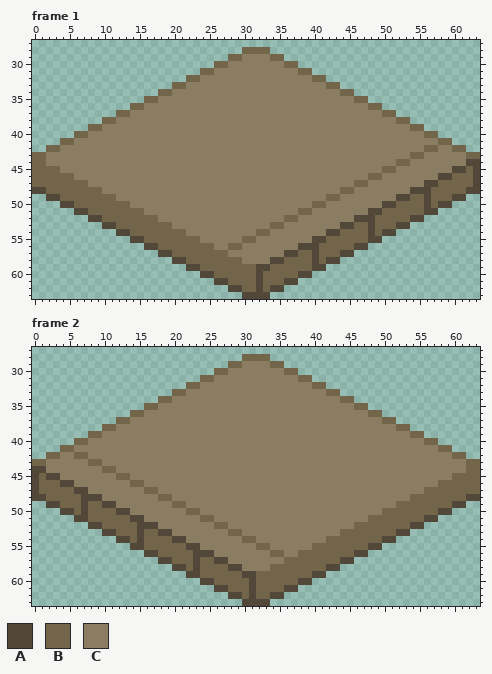
Edited in one commit: pixel-art file (Aseprite/sidewalk.aseprite). The first picture shows the starting point.
64x64 pixels, 5 frames. Shown: frame 1: x 0..63, y 27..63; frame 2: x 0..63, y 27..63. The commit also changed other frames, which this record leaves out.
Palette (. is transparent): A #524839  B #73654a  C #8b7d62
Pixels before, frame 1, first column x 0:
28 ..............................BBBB..............................
29 ............................BBCCCCBB............................
30 ..........................BBCCCCCCCCBB..........................
31 ........................BBCCCCCCCCCCCCBB........................
32 ......................BBCCCCCCCCCCCCCCCCBB......................
33 ....................BBCCCCCCCCCCCCCCCCCCCCBB....................
34 ..................BBCCCCCCCCCCCCCCCCCCCCCCCCBB..................
35 ................BBCCCCCCCCCCCCCCCCCCCCCCCCCCCCBB................
36 ..............BBCCCCCCCCCCCCCCCCCCCCCCCCCCCCCCCCBB..............
37 ............BBCCCCCCCCCCCCCCCCCCCCCCCCCCCCCCCCCCCCBB............
38 ..........BBCCCCCCCCCCCCCCCCCCCCCCCCCCCCCCCCCCCCCCCCBB..........
39 ........BBCCCCCCCCCCCCCCCCCCCCCCCCCCCCCCCCCCCCCCCCCCCCBB........
40 ......BBCCCCCCCCCCCCCCCCCCCCCCCCCCCCCCCCCCCCCCCCCCCCCCCCBB......
41 ....BBCCCCCCCCCCCCCCCCCCCCCCCCCCCCCCCCCCCCCCCCCCCCCCCCCCCCBB....
42 ..BBCCCCCCCCCCCCCCCCCCCCCCCCCCCCCCCCCCCCCCCCCCCCCCCCCCCCBBCCBB..
43 BBCCCCCCCCCCCCCCCCCCCCCCCCCCCCCCCCCCCCCCCCCCCCCCCCCCCCBBCCCCCCBB
44 BBCCCCCCCCCCCCCCCCCCCCCCCCCCCCCCCCCCCCCCCCCCCCCCCCCCBBCCCCCCCCAA
45 BBBBCCCCCCCCCCCCCCCCCCCCCCCCCCCCCCCCCCCCCCCCCCCCCCBBCCCCCCCCAABA
46 BBBBBBCCCCCCCCCCCCCCCCCCCCCCCCCCCCCCCCCCCCCCCCCCBBCCCCCCCCAABBBA
47 BBBBBBBBCCCCCCCCCCCCCCCCCCCCCCCCCCCCCCCCCCCCCCBBCCCCCCCCAABBBBBA
48 AABBBBBBBBCCCCCCCCCCCCCCCCCCCCCCCCCCCCCCCCCCBBCCCCCCCCAAABBBBBAA
49 ..AABBBBBBBBCCCCCCCCCCCCCCCCCCCCCCCCCCCCCCBBCCCCCCCCAABBABBBAA..
50 ....AABBBBBBBBCCCCCCCCCCCCCCCCCCCCCCCCCCBBCCCCCCCCAABBBBABAA....
51 ......AABBBBBBBBCCCCCCCCCCCCCCCCCCCCCCBBCCCCCCCCAABBBBBBAA......
52 ........AABBBBBBBBCCCCCCCCCCCCCCCCCCBBCCCCCCCCAAABBBBBAA........
53 ..........AABBBBBBBBCCCCCCCCCCCCCCBBCCCCCCCCAABBABBBAA..........
54 ............AABBBBBBBBCCCCCCCCCCBBCCCCCCCCAABBBBABAA............
55 ..............AABBBBBBBBCCCCCCBBCCCCCCCCAABBBBBBAA..............
56 ................AABBBBBBBBCCBBCCCCCCCCAAABBBBBAA................
57 ..................AABBBBBBBBCCCCCCCCAABBABBBAA..................
58 ....................AABBBBBBBBCCCCAABBBBABAA....................
59 ......................AABBBBBBBBAABBBBBBAA......................
60 ........................AABBBBBBABBBBBAA........................
61 ..........................AABBBBABBBAA..........................
62 ............................AABBABAA............................
63 ..............................AAAA..............................
Pixels before, frame 2, first column x 0:
28 ..............................BBBB..............................
29 ............................BBCCCCBB............................
30 ..........................BBCCCCCCCCBB..........................
31 ........................BBCCCCCCCCCCCCBB........................
32 ......................BBCCCCCCCCCCCCCCCCBB......................
33 ....................BBCCCCCCCCCCCCCCCCCCCCBB....................
34 ..................BBCCCCCCCCCCCCCCCCCCCCCCCCBB..................
35 ................BBCCCCCCCCCCCCCCCCCCCCCCCCCCCCBB................
36 ..............BBCCCCCCCCCCCCCCCCCCCCCCCCCCCCCCCCBB..............
37 ............BBCCCCCCCCCCCCCCCCCCCCCCCCCCCCCCCCCCCCBB............
38 ..........BBCCCCCCCCCCCCCCCCCCCCCCCCCCCCCCCCCCCCCCCCBB..........
39 ........BBCCCCCCCCCCCCCCCCCCCCCCCCCCCCCCCCCCCCCCCCCCCCBB........
40 ......BBCCCCCCCCCCCCCCCCCCCCCCCCCCCCCCCCCCCCCCCCCCCCCCCCBB......
41 ....BBCCCCCCCCCCCCCCCCCCCCCCCCCCCCCCCCCCCCCCCCCCCCCCCCCCCCBB....
42 ..BBCCBBCCCCCCCCCCCCCCCCCCCCCCCCCCCCCCCCCCCCCCCCCCCCCCCCCCCCBB..
43 BBCCCCCCBBCCCCCCCCCCCCCCCCCCCCCCCCCCCCCCCCCCCCCCCCCCCCCCCCCCCCBB
44 AACCCCCCCCBBCCCCCCCCCCCCCCCCCCCCCCCCCCCCCCCCCCCCCCCCCCCCCCCCCCBB
45 ABAACCCCCCCCBBCCCCCCCCCCCCCCCCCCCCCCCCCCCCCCCCCCCCCCCCCCCCCCBBBB
46 ABBBAACCCCCCCCBBCCCCCCCCCCCCCCCCCCCCCCCCCCCCCCCCCCCCCCCCCCBBBBBB
47 ABBBBBAACCCCCCCCBBCCCCCCCCCCCCCCCCCCCCCCCCCCCCCCCCCCCCCCBBBBBBBB
48 AABBBBBAAACCCCCCCCBBCCCCCCCCCCCCCCCCCCCCCCCCCCCCCCCCCCBBBBBBBBAA
49 ..AABBBABBAACCCCCCCCBBCCCCCCCCCCCCCCCCCCCCCCCCCCCCCCBBBBBBBBAA..
50 ....AABABBBBAACCCCCCCCBBCCCCCCCCCCCCCCCCCCCCCCCCCCBBBBBBBBAA....
51 ......AABBBBBBAACCCCCCCCBBCCCCCCCCCCCCCCCCCCCCCCBBBBBBBBAA......
52 ........AABBBBBAAACCCCCCCCBBCCCCCCCCCCCCCCCCCCBBBBBBBBAA........
53 ..........AABBBABBAACCCCCCCCBBCCCCCCCCCCCCCCBBBBBBBBAA..........
54 ............AABABBBBAACCCCCCCCBBCCCCCCCCCCBBBBBBBBAA............
55 ..............AABBBBBBAACCCCCCCCBBCCCCCCBBBBBBBBAA..............
56 ................AABBBBBAAACCCCCCCCBBCCBBBBBBBBAA................
57 ..................AABBBABBAACCCCCCCCBBBBBBBBAA..................
58 ....................AABABBBBAACCCCBBBBBBBBAA....................
59 ......................AABBBBBBAABBBBBBBBAA......................
60 ........................AABBBBBABBBBBBAA........................
61 ..........................AABBBABBBBAA..........................
62 ............................AABABBAA............................
63 ..............................AAAA..............................
Now the later version:
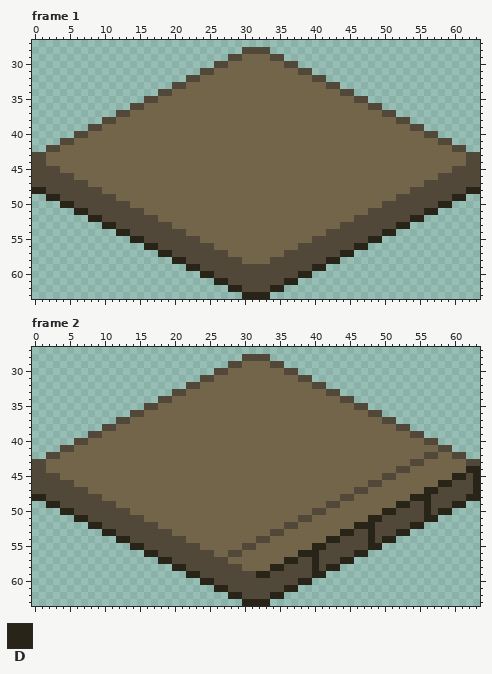
Colours new in this view: D #292418
The edit:
Changed rows in their new state; - is an unchanged pixel.
Frame 1:
first column x 0:
28 ------------------------------AAAA------------------------------
29 ----------------------------AABBBBAA----------------------------
30 --------------------------AABBBBBBBBAA--------------------------
31 ------------------------AABBBBBBBBBBBBAA------------------------
32 ----------------------AABBBBBBBBBBBBBBBBAA----------------------
33 --------------------AABBBBBBBBBBBBBBBBBBBBAA--------------------
34 ------------------AABBBBBBBBBBBBBBBBBBBBBBBBAA------------------
35 ----------------AABBBBBBBBBBBBBBBBBBBBBBBBBBBBAA----------------
36 --------------AABBBBBBBBBBBBBBBBBBBBBBBBBBBBBBBBAA--------------
37 ------------AABBBBBBBBBBBBBBBBBBBBBBBBBBBBBBBBBBBBAA------------
38 ----------AABBBBBBBBBBBBBBBBBBBBBBBBBBBBBBBBBBBBBBBBAA----------
39 --------AABBBBBBBBBBBBBBBBBBBBBBBBBBBBBBBBBBBBBBBBBBBBAA--------
40 ------AABBBBBBBBBBBBBBBBBBBBBBBBBBBBBBBBBBBBBBBBBBBBBBBBAA------
41 ----AABBBBBBBBBBBBBBBBBBBBBBBBBBBBBBBBBBBBBBBBBBBBBBBBBBBBAA----
42 --AABBBBBBBBBBBBBBBBBBBBBBBBBBBBBBBBBBBBBBBBBBBBBBBBBBBB--BBAA--
43 AABBBBBBBBBBBBBBBBBBBBBBBBBBBBBBBBBBBBBBBBBBBBBBBBBBBB--BBBBBBAA
44 AABBBBBBBBBBBBBBBBBBBBBBBBBBBBBBBBBBBBBBBBBBBBBBBBBB--BBBBBBBB--
45 AAAABBBBBBBBBBBBBBBBBBBBBBBBBBBBBBBBBBBBBBBBBBBBBB--BBBBBBBB--A-
46 AAAAAABBBBBBBBBBBBBBBBBBBBBBBBBBBBBBBBBBBBBBBBBB--BBBBBBBB--AAA-
47 AAAAAAAABBBBBBBBBBBBBBBBBBBBBBBBBBBBBBBBBBBBBB--BBBBBBBB--AAAAA-
48 DDAAAAAAAABBBBBBBBBBBBBBBBBBBBBBBBBBBBBBBBBB--BBBBBBBB---AAAAADD
49 --DDAAAAAAAABBBBBBBBBBBBBBBBBBBBBBBBBBBBBB--BBBBBBBB--AA-AAADD--
50 ----DDAAAAAAAABBBBBBBBBBBBBBBBBBBBBBBBBB--BBBBBBBB--AAAA-ADD----
51 ------DDAAAAAAAABBBBBBBBBBBBBBBBBBBBBB--BBBBBBBB--AAAAAADD------
52 --------DDAAAAAAAABBBBBBBBBBBBBBBBBB--BBBBBBBB---AAAAADD--------
53 ----------DDAAAAAAAABBBBBBBBBBBBBB--BBBBBBBB--AA-AAADD----------
54 ------------DDAAAAAAAABBBBBBBBBB--BBBBBBBB--AAAA-ADD------------
55 --------------DDAAAAAAAABBBBBB--BBBBBBBB--AAAAAADD--------------
56 ----------------DDAAAAAAAABB--BBBBBBBB---AAAAADD----------------
57 ------------------DDAAAAAAAABBBBBBBB--AA-AAADD------------------
58 --------------------DDAAAAAAAABBBB--AAAA-ADD--------------------
59 ----------------------DDAAAAAAAA--AAAAAADD----------------------
60 ------------------------DDAAAAAA-AAAAADD------------------------
61 --------------------------DDAAAA-AAADD--------------------------
62 ----------------------------DDAA-ADD----------------------------
63 ------------------------------DDDD------------------------------
Frame 2:
first column x 0:
28 ------------------------------AAAA------------------------------
29 ----------------------------AABBBBAA----------------------------
30 --------------------------AABBBBBBBBAA--------------------------
31 ------------------------AABBBBBBBBBBBBAA------------------------
32 ----------------------AABBBBBBBBBBBBBBBBAA----------------------
33 --------------------AABBBBBBBBBBBBBBBBBBBBAA--------------------
34 ------------------AABBBBBBBBBBBBBBBBBBBBBBBBAA------------------
35 ----------------AABBBBBBBBBBBBBBBBBBBBBBBBBBBBAA----------------
36 --------------AABBBBBBBBBBBBBBBBBBBBBBBBBBBBBBBBAA--------------
37 ------------AABBBBBBBBBBBBBBBBBBBBBBBBBBBBBBBBBBBBAA------------
38 ----------AABBBBBBBBBBBBBBBBBBBBBBBBBBBBBBBBBBBBBBBBAA----------
39 --------AABBBBBBBBBBBBBBBBBBBBBBBBBBBBBBBBBBBBBBBBBBBBAA--------
40 ------AABBBBBBBBBBBBBBBBBBBBBBBBBBBBBBBBBBBBBBBBBBBBBBBBAA------
41 ----AABBBBBBBBBBBBBBBBBBBBBBBBBBBBBBBBBBBBBBBBBBBBBBBBBBBBAA----
42 --AABB--BBBBBBBBBBBBBBBBBBBBBBBBBBBBBBBBBBBBBBBBBBBBBBBBAABBAA--
43 AABBBBBB--BBBBBBBBBBBBBBBBBBBBBBBBBBBBBBBBBBBBBBBBBBBBAABBBBBBAA
44 --BBBBBBBB--BBBBBBBBBBBBBBBBBBBBBBBBBBBBBBBBBBBBBBBBAABBBBBBBBDD
45 -A--BBBBBBBB--BBBBBBBBBBBBBBBBBBBBBBBBBBBBBBBBBBBBAABBBBBBBBDDAD
46 -AAA--BBBBBBBB--BBBBBBBBBBBBBBBBBBBBBBBBBBBBBBBBAABBBBBBBBDDAAAD
47 -AAAAA--BBBBBBBB--BBBBBBBBBBBBBBBBBBBBBBBBBBBBAABBBBBBBBDDAAAAAD
48 DDAAAAA---BBBBBBBB--BBBBBBBBBBBBBBBBBBBBBBBBAABBBBBBBBDDDAAAAADD
49 --DDAAA-AA--BBBBBBBB--BBBBBBBBBBBBBBBBBBBBAABBBBBBBBDDAADAAADD--
50 ----DDA-AAAA--BBBBBBBB--BBBBBBBBBBBBBBBBAABBBBBBBBDDAAAADADD----
51 ------DDAAAAAA--BBBBBBBB--BBBBBBBBBBBBAABBBBBBBBDDAAAAAADD------
52 --------DDAAAAA---BBBBBBBB--BBBBBBBBAABBBBBBBBDDDAAAAADD--------
53 ----------DDAAA-AA--BBBBBBBB--BBBBAABBBBBBBBDDAADAAADD----------
54 ------------DDA-AAAA--BBBBBBBB--AABBBBBBBBDDAAAADADD------------
55 --------------DDAAAAAA--BBBBBBAA--BBBBBBDDAAAAAADD--------------
56 ----------------DDAAAAA---BBAABBBB--BBDDDAAAAADD----------------
57 ------------------DDAAA-AA--BBBBBBBBDDAADAAADD------------------
58 --------------------DDA-AAAA--BBBBDDAAAADADD--------------------
59 ----------------------DDAAAAAA--DDAAAAAADD----------------------
60 ------------------------DDAAAAA-AAAAAADD------------------------
61 --------------------------DDAAA-AAAADD--------------------------
62 ----------------------------DDA-AADD----------------------------
63 ------------------------------DDDD------------------------------
Pixel boxes of the changes (left, top, right, bottom) in both pictures:
changed: (32, 47, 480, 299)
changed: (32, 354, 480, 606)
